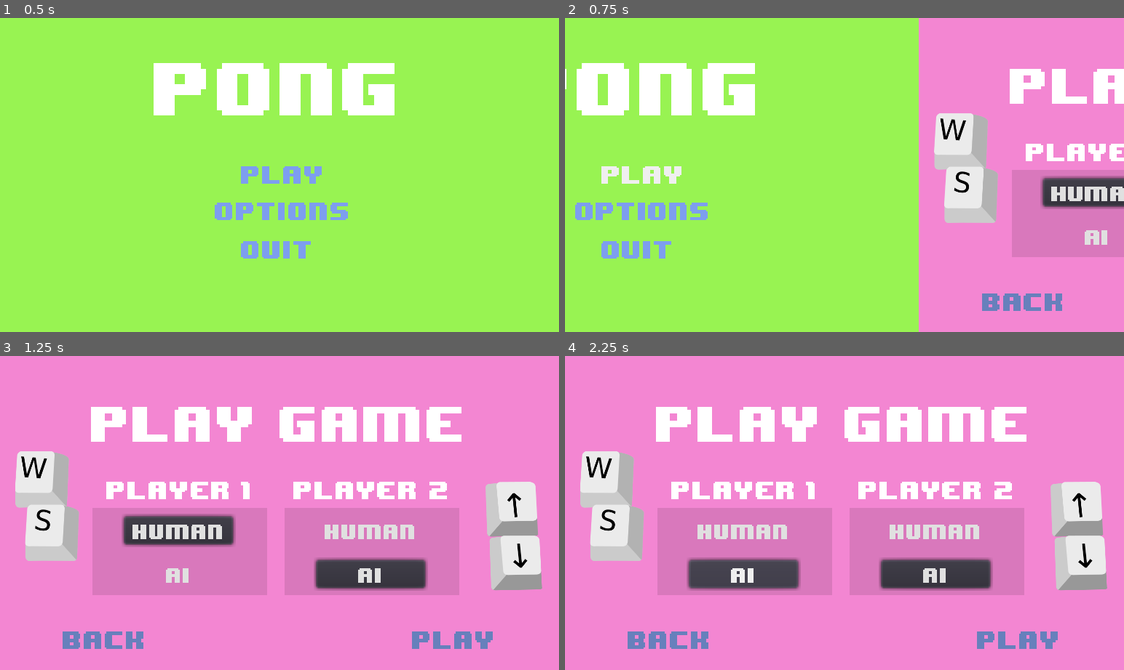
Above: before the commit, frames 1-4 (two rows, left to right).
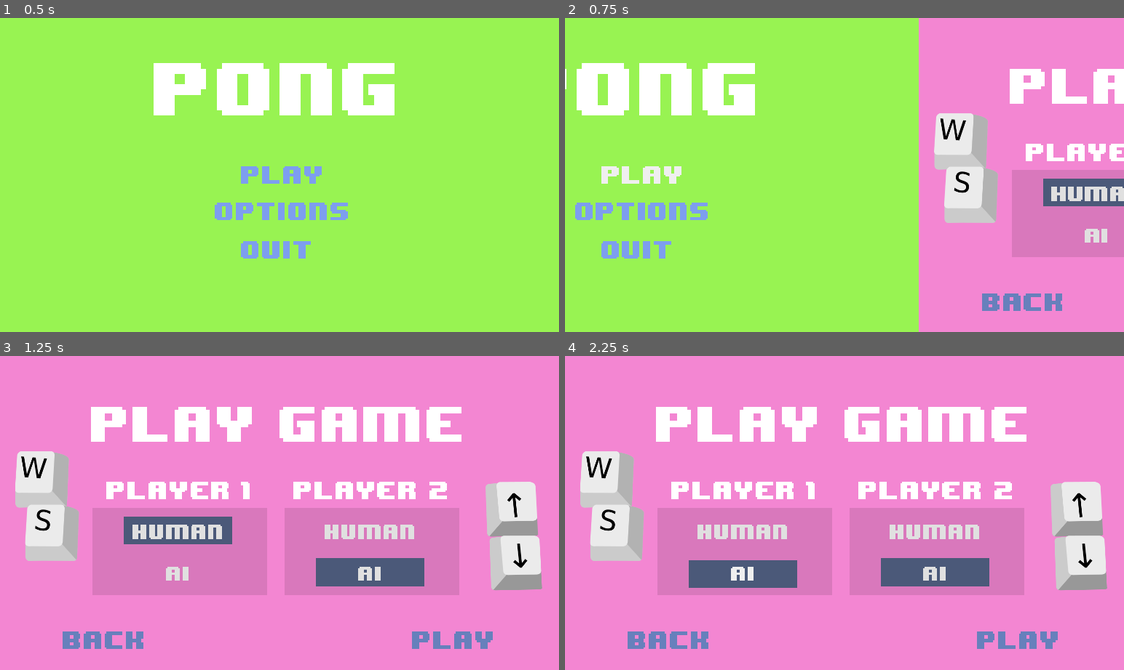
Above: after the commit, the same moments.

Repository: paolobb4/YAPC
Game: Godot game, scene res://scn/Menu.tscn
Same seed, same stepped clock (60 frames per second), same inputs: the game is played once before the commit and once after it.
Inputs:
- Up to frame 1 (0.5 s): no input
- Up to frame 2 (0.75 s): click "play" at 0.5 s
- Up to frame 3 (1.25 s): no input
- Up to frame 4 (2.25 s): click "human" at 1.25 s; click "ai" at 2 s

Frame 1 is identical in both runs. In frame 2, 1.2% of the frame differs, in the area x 85-100%, y 50-73%; in frame 3, 3.7%; in frame 4, 4.0%, in the area x 21-77%, y 64-75%.

Commit message:
Polish ui

Diff:
--- a/scn/Menu.tscn
+++ b/scn/Menu.tscn
@@ -1,10 +1,13 @@
-[gd_scene load_steps=20 format=2]
+[gd_scene load_steps=27 format=2]
 
 [ext_resource path="res://scn/menu.gd" type="Script" id=1]
 [ext_resource path="res://assets/sfx_menu_move1.wav" type="AudioStream" id=2]
 [ext_resource path="res://assets/8-BIT WONDER.TTF" type="DynamicFontData" id=3]
-[ext_resource path="res://assets/keys_400px.png" type="Texture" id=4]
-[ext_resource path="res://scn/Game.tscn" type="PackedScene" id=5]
+[ext_resource path="res://assets/ui_checkbox_checked.png" type="Texture" id=4]
+[ext_resource path="res://assets/ui_checkbox_unchecked.png" type="Texture" id=5]
+[ext_resource path="res://assets/ui_grabber.png" type="Texture" id=6]
+[ext_resource path="res://assets/keys_400px.png" type="Texture" id=7]
+[ext_resource path="res://scn/Game.tscn" type="PackedScene" id=8]
 
 [sub_resource type="Animation" id=1]
 
@@ -126,6 +129,32 @@
 "method": "unpause"
 } ]
 }
+tracks/3/type = "value"
+tracks/3/path = NodePath("Pause Info Panel:rect_position")
+tracks/3/interp = 1
+tracks/3/loop_wrap = true
+tracks/3/imported = false
+tracks/3/enabled = true
+tracks/3/keys = {
+"times": PoolRealArray( 0 ),
+"transitions": PoolRealArray( 1 ),
+"update": 0,
+"values": [ Vector2( 938, -40 ) ]
+}
+tracks/4/type = "method"
+tracks/4/path = NodePath("AnimationPlayer")
+tracks/4/interp = 1
+tracks/4/loop_wrap = true
+tracks/4/imported = false
+tracks/4/enabled = true
+tracks/4/keys = {
+"times": PoolRealArray( 0.5 ),
+"transitions": PoolRealArray( 1 ),
+"values": [ {
+"args": [ "show_pause_info" ],
+"method": "play"
+} ]
+}
 
 [sub_resource type="Animation" id=6]
 
@@ -143,6 +172,25 @@
 "transitions": PoolRealArray( 1, 1 ),
 "update": 0,
 "values": [ Vector2( -384, 0 ), Vector2( 0, 0 ) ]
+}
+
+[sub_resource type="Animation" id=18]
+
+resource_name = "show_pause_info"
+length = 7.6
+loop = false
+step = 0.1
+tracks/0/type = "value"
+tracks/0/path = NodePath("Pause Info Panel:rect_position")
+tracks/0/interp = 1
+tracks/0/loop_wrap = true
+tracks/0/imported = false
+tracks/0/enabled = true
+tracks/0/keys = {
+"times": PoolRealArray( 0, 0.3, 7.3, 7.6 ),
+"transitions": PoolRealArray( 1, 1, 1, 1 ),
+"update": 0,
+"values": [ Vector2( 938, -40 ), Vector2( 938, 0 ), Vector2( 938, 0 ), Vector2( 938, -40 ) ]
 }
 
 [sub_resource type="StyleBoxFlat" id=7]
@@ -225,6 +273,17 @@
 font_data = ExtResource( 3 )
 _sections_unfolded = [ "Font", "Settings" ]
 
+[sub_resource type="StyleBoxLine" id=15]
+
+content_margin_left = -1.0
+content_margin_right = -1.0
+content_margin_top = -1.0
+content_margin_bottom = -1.0
+color = Color( 0, 0, 0, 1 )
+grow = 1.0
+thickness = 1
+vertical = false
+
 [sub_resource type="StyleBoxFlat" id=12]
 
 content_margin_left = -1.0
@@ -281,6 +340,62 @@
 anti_aliasing = true
 anti_aliasing_size = 1
 
+[sub_resource type="StyleBoxFlat" id=16]
+
+content_margin_left = -1.0
+content_margin_right = -1.0
+content_margin_top = -1.0
+content_margin_bottom = -1.0
+bg_color = Color( 0.297852, 0.350906, 0.476562, 1 )
+draw_center = true
+border_width_left = 0
+border_width_top = 0
+border_width_right = 0
+border_width_bottom = 0
+border_color = Color( 0.8, 0.8, 0.8, 1 )
+border_blend = false
+corner_radius_top_left = 0
+corner_radius_top_right = 0
+corner_radius_bottom_right = 0
+corner_radius_bottom_left = 0
+corner_detail = 8
+expand_margin_left = 0.0
+expand_margin_right = 0.0
+expand_margin_top = 0.0
+expand_margin_bottom = 0.0
+shadow_color = Color( 0, 0, 0, 0.6 )
+shadow_size = 0
+anti_aliasing = true
+anti_aliasing_size = 1
+
+[sub_resource type="StyleBoxFlat" id=17]
+
+content_margin_left = -1.0
+content_margin_right = -1.0
+content_margin_top = -1.0
+content_margin_bottom = -1.0
+bg_color = Color( 0.217896, 0.243754, 0.332031, 0.419882 )
+draw_center = true
+border_width_left = 0
+border_width_top = 0
+border_width_right = 0
+border_width_bottom = 0
+border_color = Color( 0.8, 0.8, 0.8, 1 )
+border_blend = false
+corner_radius_top_left = 0
+corner_radius_top_right = 0
+corner_radius_bottom_right = 0
+corner_radius_bottom_left = 0
+corner_detail = 8
+expand_margin_left = 0.0
+expand_margin_right = 0.0
+expand_margin_top = 0.0
+expand_margin_bottom = 0.0
+shadow_color = Color( 0, 0, 0, 0.6 )
+shadow_size = 0
+anti_aliasing = true
+anti_aliasing_size = 1
+
 [sub_resource type="StyleBoxFlat" id=14]
 
 content_margin_left = -1.0
@@ -328,6 +443,7 @@
 anims/opts2main = SubResource( 4 )
 anims/play2game = SubResource( 5 )
 anims/play2main = SubResource( 6 )
+anims/show_pause_info = SubResource( 18 )
 blend_times = [  ]
 _sections_unfolded = [ "Pause" ]
 
@@ -472,7 +588,6 @@
 [node name="Options menu" type="Panel" parent="." index="3"]
 
 pause_mode = 2
-editor/display_folded = true
 anchor_left = 0.0
 anchor_top = 0.0
 anchor_right = 0.0
@@ -488,7 +603,7 @@
 size_flags_horizontal = 1
 size_flags_vertical = 1
 custom_styles/panel = SubResource( 10 )
-_sections_unfolded = [ "Pause", "Rect", "custom_styles" ]
+_sections_unfolded = [ "Pause", "Rect" ]
 __meta__ = {
 "_edit_group_": true
 }
@@ -522,25 +637,26 @@
 anchor_top = 0.0
 anchor_right = 0.0
 anchor_bottom = 0.0
-margin_left = 163.0
-margin_top = 69.0
-margin_right = 187.0
-margin_bottom = 93.0
-rect_pivot_offset = Vector2( 0, 0 )
-rect_clip_content = false
-focus_mode = 2
-mouse_filter = 0
-mouse_default_cursor_shape = 0
-size_flags_horizontal = 1
-size_flags_vertical = 1
+margin_left = 170.0
+margin_top = 70.0
+margin_right = 194.0
+margin_bottom = 94.0
+rect_pivot_offset = Vector2( 0, 0 )
+rect_clip_content = false
+mouse_filter = 0
+mouse_default_cursor_shape = 0
+size_flags_horizontal = 1
+size_flags_vertical = 1
+custom_icons/checked = ExtResource( 4 )
+custom_icons/unchecked = ExtResource( 5 )
 toggle_mode = true
 pressed = true
-enabled_focus_mode = 2
+enabled_focus_mode = 0
 shortcut = null
 group = null
 flat = false
 align = 0
-_sections_unfolded = [ "Rect" ]
+_sections_unfolded = [ "custom_icons" ]
 
 [node name="fullscreen_label" type="Label" parent="Options menu" index="2"]
 
@@ -577,11 +693,14 @@
 margin_bottom = 114.0
 rect_pivot_offset = Vector2( 0, 0 )
 rect_clip_content = false
-focus_mode = 2
 mouse_filter = 0
 mouse_default_cursor_shape = 0
 size_flags_horizontal = 1
 size_flags_vertical = 0
+custom_icons/grabber_highlight = ExtResource( 6 )
+custom_icons/grabber = ExtResource( 6 )
+custom_styles/slider = SubResource( 15 )
+custom_styles/grabber_disabled = SubResource( 15 )
 min_value = -50.0
 max_value = 0.0
 step = 10.0
@@ -592,7 +711,8 @@
 editable = true
 tick_count = 0
 ticks_on_borders = false
-focus_mode = 2
+focus_mode = 0
+_sections_unfolded = [ "custom_icons" ]
 
 [node name="volume_label" type="Label" parent="Options menu" index="4"]
 
@@ -693,7 +813,6 @@
 
 [node name="p1 Panel" type="Panel" parent="Play Game" index="1"]
 
-editor/display_folded = true
 anchor_left = 0.0
 anchor_top = 0.0
 anchor_right = 0.0
@@ -737,7 +856,26 @@
 max_lines_visible = -1
 _sections_unfolded = [ "Rect", "custom_fonts" ]
 
-[node name="human" type="Button" parent="Play Game/p1 Panel" index="1"]
+[node name="h_panel" type="Panel" parent="Play Game/p1 Panel" index="1"]
+
+anchor_left = 0.0
+anchor_top = 0.0
+anchor_right = 0.0
+anchor_bottom = 0.0
+margin_left = 18.0
+margin_top = 5.0
+margin_right = 80.0
+margin_bottom = 21.0
+rect_pivot_offset = Vector2( 0, 0 )
+rect_clip_content = false
+mouse_filter = 0
+mouse_default_cursor_shape = 0
+size_flags_horizontal = 1
+size_flags_vertical = 1
+custom_styles/panel = SubResource( 16 )
+_sections_unfolded = [ "Rect", "custom_styles" ]
+
+[node name="human" type="Button" parent="Play Game/p1 Panel" index="2"]
 
 anchor_left = 0.0
 anchor_top = 0.0
@@ -760,20 +898,40 @@
 shortcut = null
 group = null
 text = "human"
-flat = false
+flat = true
 align = 1
 _sections_unfolded = [ "Rect" ]
 
-[node name="ai" type="Button" parent="Play Game/p1 Panel" index="2"]
-
+[node name="a_panel" type="Panel" parent="Play Game/p1 Panel" index="3"]
+
+visible = false
 anchor_left = 0.0
 anchor_top = 0.0
 anchor_right = 0.0
 anchor_bottom = 0.0
 margin_left = 18.0
 margin_top = 30.0
+margin_right = 80.0
+margin_bottom = 46.0
+rect_pivot_offset = Vector2( 0, 0 )
+rect_clip_content = false
+mouse_filter = 0
+mouse_default_cursor_shape = 0
+size_flags_horizontal = 1
+size_flags_vertical = 1
+custom_styles/panel = SubResource( 16 )
+_sections_unfolded = [ "Rect", "custom_styles" ]
+
+[node name="ai" type="Button" parent="Play Game/p1 Panel" index="4"]
+
+anchor_left = 0.0
+anchor_top = 0.0
+anchor_right = 0.0
+anchor_bottom = 0.0
+margin_left = 18.0
+margin_top = 29.0
 margin_right = 96.0
-margin_bottom = 50.0
+margin_bottom = 49.0
 rect_scale = Vector2( 0.8, 0.8 )
 rect_pivot_offset = Vector2( 0, 0 )
 rect_clip_content = false
@@ -791,18 +949,17 @@
 align = 1
 _sections_unfolded = [ "Rect" ]
 
-[node name="Sprite" type="Sprite" parent="Play Game/p1 Panel" index="3"]
+[node name="Sprite" type="Sprite" parent="Play Game/p1 Panel" index="5"]
 
 position = Vector2( -24.3771, -1.07019 )
 scale = Vector2( 0.2, 0.2 )
-texture = ExtResource( 4 )
+texture = ExtResource( 7 )
 region_enabled = true
 region_rect = Rect2( 0, 0, 200, 314 )
 _sections_unfolded = [ "Region", "Transform", "Z Index" ]
 
 [node name="p2 Panel" type="Panel" parent="Play Game" index="2"]
 
-editor/display_folded = true
 anchor_left = 0.0
 anchor_top = 0.0
 anchor_right = 0.0
@@ -846,7 +1003,27 @@
 max_lines_visible = -1
 _sections_unfolded = [ "Rect", "custom_fonts" ]
 
-[node name="human" type="Button" parent="Play Game/p2 Panel" index="1"]
+[node name="h_panel" type="Panel" parent="Play Game/p2 Panel" index="1"]
+
+visible = false
+anchor_left = 0.0
+anchor_top = 0.0
+anchor_right = 0.0
+anchor_bottom = 0.0
+margin_left = 18.0
+margin_top = 5.0
+margin_right = 80.0
+margin_bottom = 21.0
+rect_pivot_offset = Vector2( 0, 0 )
+rect_clip_content = false
+mouse_filter = 0
+mouse_default_cursor_shape = 0
+size_flags_horizontal = 1
+size_flags_vertical = 1
+custom_styles/panel = SubResource( 16 )
+_sections_unfolded = [ "Rect", "custom_styles" ]
+
+[node name="human" type="Button" parent="Play Game/p2 Panel" index="2"]
 
 anchor_left = 0.0
 anchor_top = 0.0
@@ -873,16 +1050,35 @@
 align = 1
 _sections_unfolded = [ "Rect" ]
 
-[node name="ai" type="Button" parent="Play Game/p2 Panel" index="2"]
+[node name="a_panel" type="Panel" parent="Play Game/p2 Panel" index="3"]
 
 anchor_left = 0.0
 anchor_top = 0.0
 anchor_right = 0.0
 anchor_bottom = 0.0
 margin_left = 18.0
-margin_top = 30.0
+margin_top = 29.0
+margin_right = 80.0
+margin_bottom = 45.0
+rect_pivot_offset = Vector2( 0, 0 )
+rect_clip_content = false
+mouse_filter = 0
+mouse_default_cursor_shape = 0
+size_flags_horizontal = 1
+size_flags_vertical = 1
+custom_styles/panel = SubResource( 16 )
+_sections_unfolded = [ "Rect", "custom_styles" ]
+
+[node name="ai" type="Button" parent="Play Game/p2 Panel" index="4"]
+
+anchor_left = 0.0
+anchor_top = 0.0
+anchor_right = 0.0
+anchor_bottom = 0.0
+margin_left = 18.0
+margin_top = 29.0
 margin_right = 96.0
-margin_bottom = 50.0
+margin_bottom = 49.0
 rect_scale = Vector2( 0.8, 0.8 )
 rect_pivot_offset = Vector2( 0, 0 )
 rect_clip_content = false
@@ -896,15 +1092,15 @@
 shortcut = null
 group = null
 text = "ai"
-flat = false
+flat = true
 align = 1
 _sections_unfolded = [ "Rect" ]
 
-[node name="Sprite2" type="Sprite" parent="Play Game/p2 Panel" index="3"]
+[node name="Sprite2" type="Sprite" parent="Play Game/p2 Panel" index="5"]
 
 position = Vector2( 127.302, 16.6563 )
 scale = Vector2( 0.2, 0.2 )
-texture = ExtResource( 4 )
+texture = ExtResource( 7 )
 region_enabled = true
 region_rect = Rect2( 200, 0, 200, 314 )
 _sections_unfolded = [ "Region", "Transform", "Z Index" ]
@@ -963,15 +1159,64 @@
 align = 1
 _sections_unfolded = [ "Rect", "custom_colors", "custom_fonts" ]
 
-[node name="Game" parent="." index="5" instance=ExtResource( 5 )]
+[node name="Game" parent="." index="5" instance=ExtResource( 8 )]
 
 position = Vector2( 768, 0 )
 _sections_unfolded = [ "Pause", "Transform" ]
 
-[node name="Pause Panel" type="Panel" parent="." index="6"]
+[node name="Pause Info Panel" type="Panel" parent="." index="6"]
+
+editor/display_folded = true
+anchor_left = 0.0
+anchor_top = 0.0
+anchor_right = 0.0
+anchor_bottom = 0.0
+margin_left = 938.0
+margin_top = -40.0
+margin_right = 978.0
+rect_pivot_offset = Vector2( 0, 0 )
+rect_clip_content = false
+mouse_filter = 0
+mouse_default_cursor_shape = 0
+size_flags_horizontal = 1
+size_flags_vertical = 1
+custom_styles/panel = SubResource( 17 )
+_sections_unfolded = [ "Rect" ]
+
+[node name="Label2" type="Label" parent="Pause Info Panel" index="0"]
+
+anchor_left = 0.0
+anchor_top = 0.0
+anchor_right = 0.0
+anchor_bottom = 0.0
+margin_left = -10.0
+margin_top = 6.0
+margin_right = 140.0
+margin_bottom = 78.0
+rect_scale = Vector2( 0.4, 0.4 )
+rect_pivot_offset = Vector2( 0, 0 )
+rect_clip_content = false
+mouse_filter = 2
+mouse_default_cursor_shape = 0
+size_flags_horizontal = 1
+size_flags_vertical = 4
+custom_fonts/font = SubResource( 9 )
+text = "press
+
+[ESC]
+
+to pause"
+align = 1
+percent_visible = 1.0
+lines_skipped = 0
+max_lines_visible = -1
+_sections_unfolded = [ "Rect", "custom_fonts" ]
+
+[node name="Pause Panel" type="Panel" parent="." index="7"]
 
 pause_mode = 2
 editor/display_folded = true
+visible = false
 anchor_left = 0.0
 anchor_top = 0.0
 anchor_right = 0.0
@@ -1094,27 +1339,27 @@
 
 [connection signal="pressed" from="Play Game/p1 Panel/human" to="Game" method="set_p1_ai" binds= [ false ]]
 
-[connection signal="pressed" from="Play Game/p1 Panel/human" to="Play Game/p1 Panel/human" method="set_flat" binds= [ false ]]
-
-[connection signal="pressed" from="Play Game/p1 Panel/human" to="Play Game/p1 Panel/ai" method="set_flat" binds= [ true ]]
+[connection signal="pressed" from="Play Game/p1 Panel/human" to="Play Game/p1 Panel/a_panel" method="hide"]
+
+[connection signal="pressed" from="Play Game/p1 Panel/human" to="Play Game/p1 Panel/h_panel" method="show"]
 
 [connection signal="pressed" from="Play Game/p1 Panel/ai" to="Game" method="set_p1_ai" binds= [ true ]]
 
-[connection signal="pressed" from="Play Game/p1 Panel/ai" to="Play Game/p1 Panel/human" method="set_flat" binds= [ true ]]
-
-[connection signal="pressed" from="Play Game/p1 Panel/ai" to="Play Game/p1 Panel/ai" method="set_flat" binds= [ false ]]
+[connection signal="pressed" from="Play Game/p1 Panel/ai" to="Play Game/p1 Panel/a_panel" method="show"]
+
+[connection signal="pressed" from="Play Game/p1 Panel/ai" to="Play Game/p1 Panel/h_panel" method="hide"]
 
 [connection signal="pressed" from="Play Game/p2 Panel/human" to="Game" method="set_p2_ai" binds= [ false ]]
 
-[connection signal="pressed" from="Play Game/p2 Panel/human" to="Play Game/p2 Panel/human" method="set_flat" binds= [ false ]]
-
-[connection signal="pressed" from="Play Game/p2 Panel/human" to="Play Game/p2 Panel/ai" method="set_flat" binds= [ true ]]
+[connection signal="pressed" from="Play Game/p2 Panel/human" to="Play Game/p2 Panel/a_panel" method="hide"]
+
+[connection signal="pressed" from="Play Game/p2 Panel/human" to="Play Game/p2 Panel/h_panel" method="show"]
 
 [connection signal="pressed" from="Play Game/p2 Panel/ai" to="Game" method="set_p2_ai" binds= [ true ]]
 
-[connection signal="pressed" from="Play Game/p2 Panel/ai" to="Play Game/p2 Panel/human" method="set_flat" binds= [ true ]]
-
-[connection signal="pressed" from="Play Game/p2 Panel/ai" to="Play Game/p2 Panel/ai" method="set_flat" binds= [ false ]]
+[connection signal="pressed" from="Play Game/p2 Panel/ai" to="Play Game/p2 Panel/a_panel" method="show"]
+
+[connection signal="pressed" from="Play Game/p2 Panel/ai" to="Play Game/p2 Panel/h_panel" method="hide"]
 
 [connection signal="pressed" from="Play Game/back Button" to="Audio/menu button" method="play"]
 
Binary file added: assets/ui_checkbox_checked.png
Binary file added: assets/ui_checkbox_unchecked.png
Binary file added: assets/ui_grabber.png
